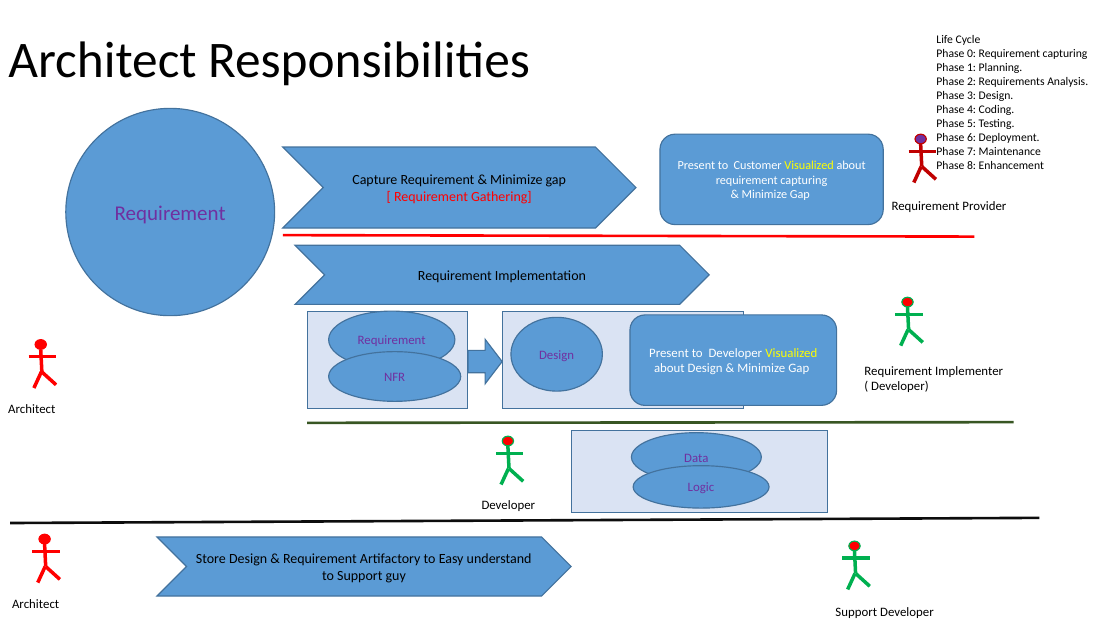
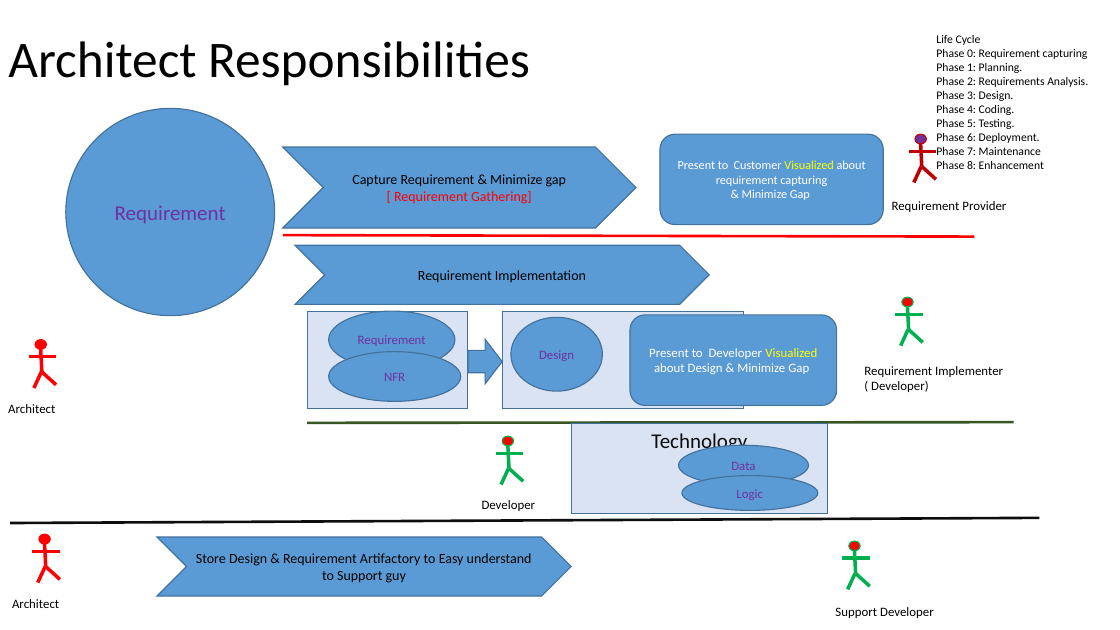
Before and after one commit to singhsiddh/sai, a slide deck: slide 3 of interview/Architecture.pptx. Drawn at 1120x630 pixels with LibreOffice and Linux fonts; fonts in the diff are those of the drawing. Boxes give left, top, right and bottom in pixels: in the first picture for what was removed or moved away, otherwise in the second. Text is boxed around its words. In the diff, an @@ line names an element or a change of style, - is before the commit and + after.

```diff
--- a/interview/Architecture.pptx
+++ b/interview/Architecture.pptx
@@ rectangle "Technology": place and size @@
-rectangle "Technology" at [572, 431, 828, 513]
+rectangle "Technology" at [572, 423, 828, 513]
@@ text in rectangle at [651, 433, 747, 455]: text added @@
+Technology
@@ ellipse "Data": place and size @@
-ellipse "Data" at [632, 433, 762, 481]
+ellipse "Data" at [679, 445, 809, 486]
@@ ellipse "Logic": place and size @@
-ellipse "Logic" at [634, 465, 770, 508]
+ellipse "Logic" at [682, 476, 818, 510]
```
Also in this commit, not shown: 2 slides added, 1 slide removed.
